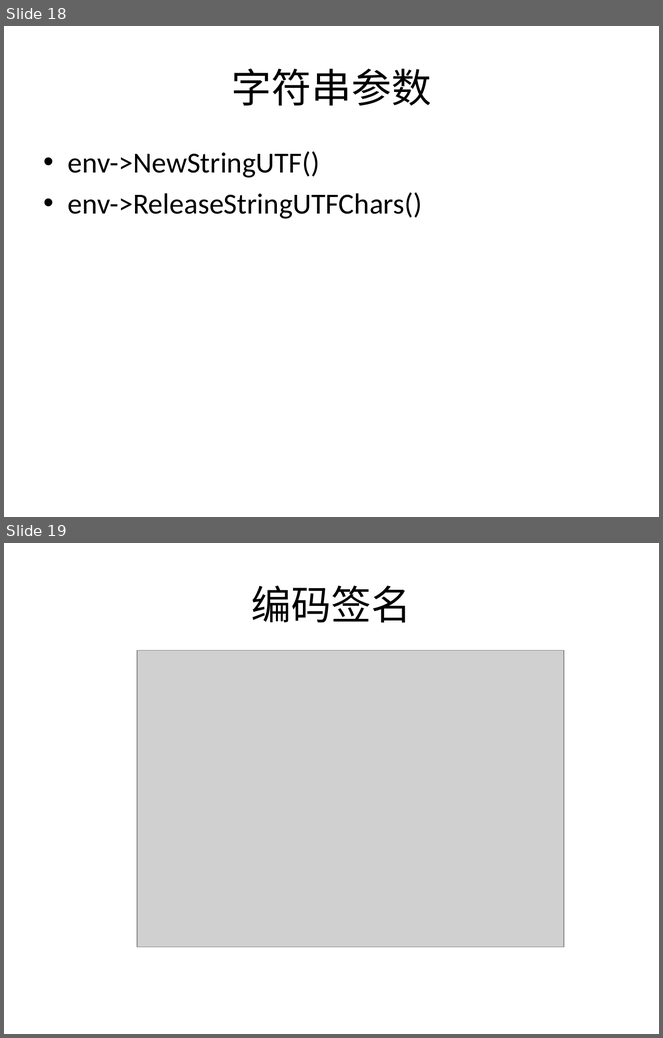
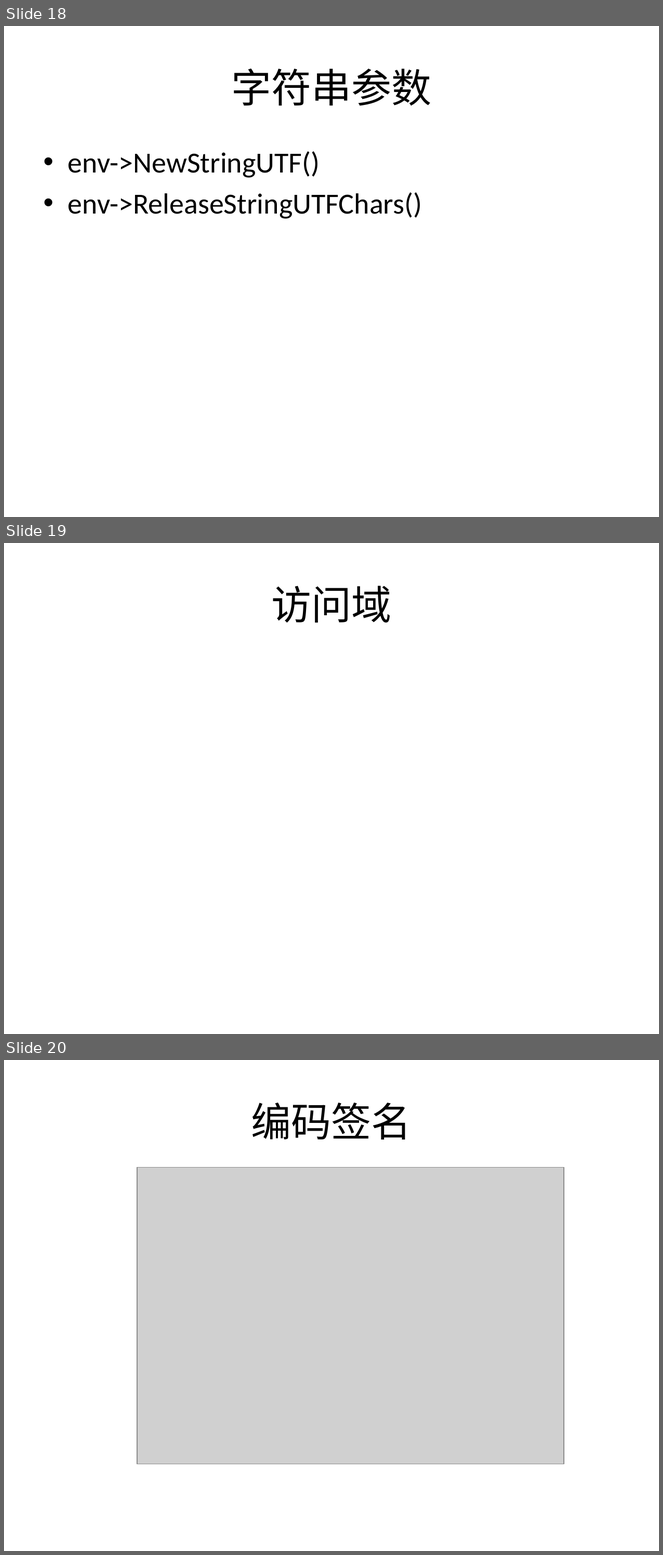
Before and after one commit to lovehzh/JNI-Study, a slide deck: JNI技术.pptx. Shown one above the other, each under a label of ours: slides 18 and 19 before the commit, slides 18, 19 and 20 after it. The pictures are 663x1038 and 663x1555 pixels, drawn with LibreOffice and Linux fonts; fonts in the diff are those of the drawing; grey boxes stand for pictures; background and template pictures are left out. Boxes give left, top, right and bottom in pixels: in the first picture for what was removed or moved away, otherwise in the second. Text is boxed around its words. In the diff, an @@ line names an element or a change of style, - is before the commit and + after.

Commit message:
new content

```diff
--- a/JNI技术.pptx
+++ b/JNI技术.pptx
@@ slide 19 added at (4, 543, 659, 1034), background picture (left out) @@
@@ title added at (271, 586, 391, 623), 44 pt, text #000000 @@
+访问域
@@ what was slide 19 is now slide 20 @@
```
